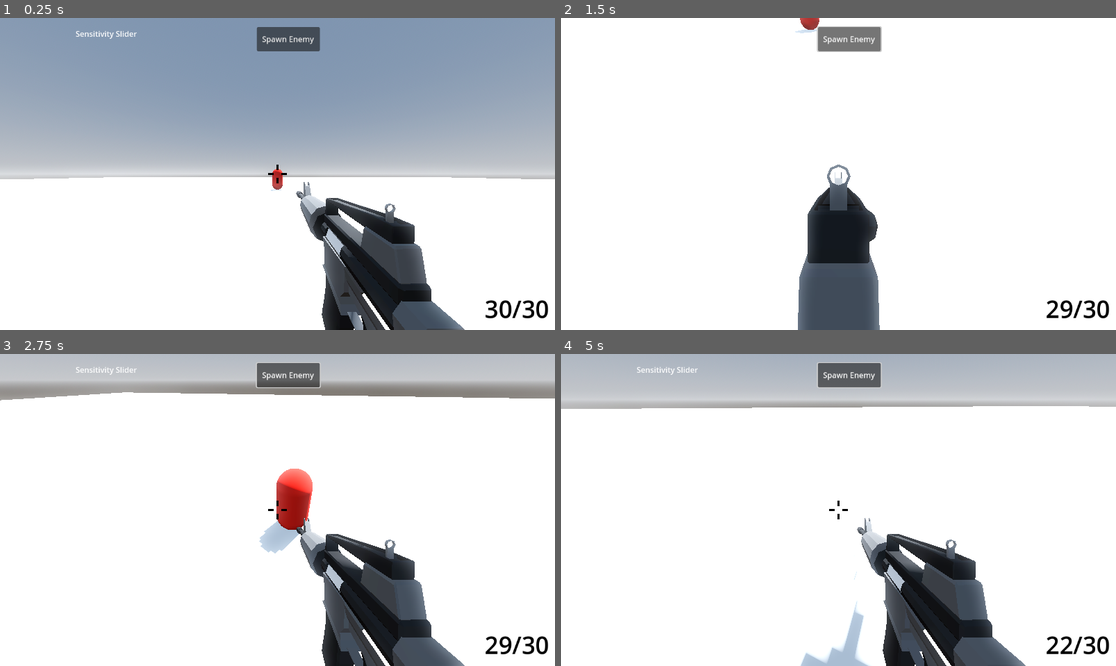
Above: before the commit, frames 1-4 (two rows, left to right).
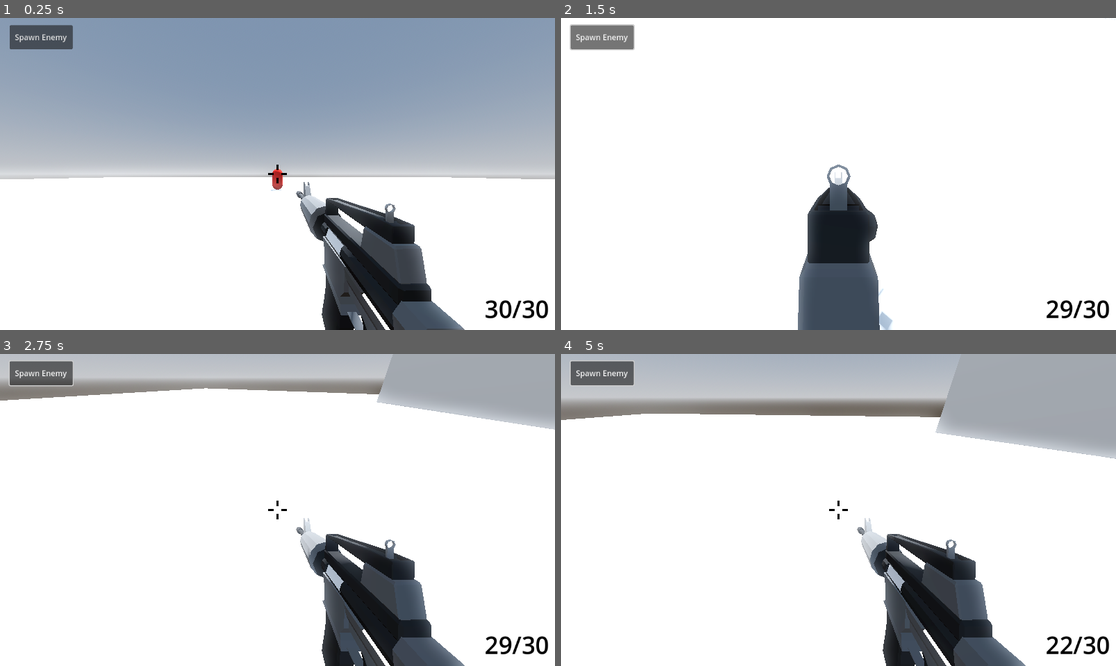
Above: after the commit, the same moments.

Repository: bottle-necc/Fastpaced-FPS-Game
Game: Godot game, scene res://scenes/main.tscn
The game is run twice, just before and just after one commit, with the same random seed, the same clock (stepped at 60 frames per second) and the same inputs.
Inputs (mouse positions are in pixels of both pictures, inside the frame that each line leads up to):
- Up to frame 1 (0.25 s): no input
- Up to frame 2 (1.5 s): click "Spawn Enemy" at 0.5 s; tap Enter at 1.25 s; move the mouse to (866, 174) at 1.27 s; hold W (forward) from 1.28 s (still down); hold Right mouse button (aim) from 1.28 s (still down)
- Up to frame 3 (2.75 s): keep holding W (forward); tap Space (jump) at 1.52, 2.27 s; move the mouse to (249, 510) at 2.02 s; release Right mouse button (aim) at 2.03 s; tap Shift (run) at 2.1 s
- Up to frame 4 (5 s): keep holding W (forward); move the mouse to (849, 503) at 2.77 s; press the mouse at (849, 503) at 2.78 s; move the mouse to (832, 516) at 3.52 s; release the mouse at (832, 516) at 3.53 s; right-click (832, 516) at 3.6 s; tap Space (jump) at 3.77, 4.52 s; move the mouse to (877, 513) at 4.27 s; hold Shift (run) from 4.28 s (still down)

The runs differ from the first frame. In frame 1, 1.9% of the frame differs, in the area x 1-58%, y 2-11%; in frame 2, 2.3%; in frame 3, 10%; in frame 4, 13%, in the area x 0-100%, y 2-100%.

Commit message:
sensitivity slider now shows the correct value

Diff:
--- a/scenes/bullet.tscn
+++ b/scenes/bullet.tscn
@@ -20,8 +20,8 @@
 mesh = SubResource("BoxMesh_70kry")
 
 [node name="RayCast3D" type="RayCast3D" parent="."]
-transform = Transform3D(1, 0, 0, 0, 1, 0, 0, 0, 1, 0, 0, 0.493265)
-target_position = Vector3(0, 0, -10)
+transform = Transform3D(1, 0, 0, 0, 1, 0, 0, 0, 1, 0, 0, 2.591)
+target_position = Vector3(0, 0, -20)
 collision_mask = 3
 collide_with_areas = true
 
--- a/scenes/hud.tscn
+++ b/scenes/hud.tscn
@@ -162,14 +162,22 @@
 "
 
 [node name="Sensitivity" type="HSlider" parent="Options Screen/Controls"]
-layout_mode = 0
 offset_left = 156.0
-offset_top = 49.0
+offset_top = -267.0
 offset_right = 506.0
-offset_bottom = 65.0
+offset_bottom = -251.0
 min_value = 1.0
 max_value = 125.0
 value = 1.0
+
+[node name="Label" type="Label" parent="Options Screen/Controls/Sensitivity"]
+layout_direction = 2
+layout_mode = 1
+offset_left = 1.0
+offset_top = -30.0
+offset_right = 81.0
+offset_bottom = -4.0
+text = "Sensitivity"
 
 [node name="Key Mapping" type="Button" parent="Options Screen"]
 layout_mode = 0
--- a/scenes/main.tscn
+++ b/scenes/main.tscn
@@ -116,21 +116,11 @@
 
 [node name="old_HUD" type="Node" parent="."]
 
-[node name="SensitivitySlider" type="Node" parent="old_HUD"]
-
-[node name="Label" type="Label" parent="old_HUD/SensitivitySlider"]
-offset_left = 157.0
-offset_top = 21.0
-offset_right = 285.0
-offset_bottom = 47.0
-text = "Sensitivity Slider
-"
-
 [node name="SpawnEnemy" type="Button" parent="old_HUD"]
-offset_left = 533.0
-offset_top = 19.0
-offset_right = 664.0
-offset_bottom = 69.0
+offset_left = 20.0
+offset_top = 15.0
+offset_right = 151.0
+offset_bottom = 65.0
 text = "Spawn Enemy"
 
 [connection signal="pressed" from="old_HUD/SpawnEnemy" to="." method="_on_spawn_enemy_pressed"]
--- a/scripts/hud.gd
+++ b/scripts/hud.gd
@@ -10,13 +10,15 @@
 @onready var background = $Background
 @onready var controls = $"Options Screen/Controls"
 @onready var audio = $"Options Screen/Audio"
+@onready var sensitivity = $"Options Screen/Controls/Sensitivity"
 
 func _ready():
 	pause_screen.hide()
 	options_screen.hide()
 	unpause.emit()
 
-	# make a json file in user://, ask Phind how to do it.
+	var settings = SettingsManager.settings_dict
+	sensitivity.value = settings["controls"]["sensitivity"] * 10000
 
 	# THIS IS TEMPORARY. The purpose of this is because the options menu doesn't currently have a default tab to show.
 	child_list = audio.get_children()
@@ -70,7 +72,6 @@
 		i.show()
 
 func _on_sensitivity_value_changed(value):
-	SettingsManager.load_settings()
 	var settings = SettingsManager.settings_dict
 	settings["controls"]["sensitivity"] = value * 0.0001
 	SettingsManager.save_settings()
--- a/singletons/settings_manager.gd
+++ b/singletons/settings_manager.gd
@@ -34,11 +34,6 @@
 	return settings_dict
 
 func save_settings():
-
-	# Open the json file in write form
-	# Override it with the current settings_dict
-	# update settings_dict juuust in case
-
 	var f = FileAccess.open("user://settings.json", FileAccess.WRITE)
 	f.store_string(JSON.stringify(settings_dict))
 	f.close
Not shown, changed: export_presets.cfg
